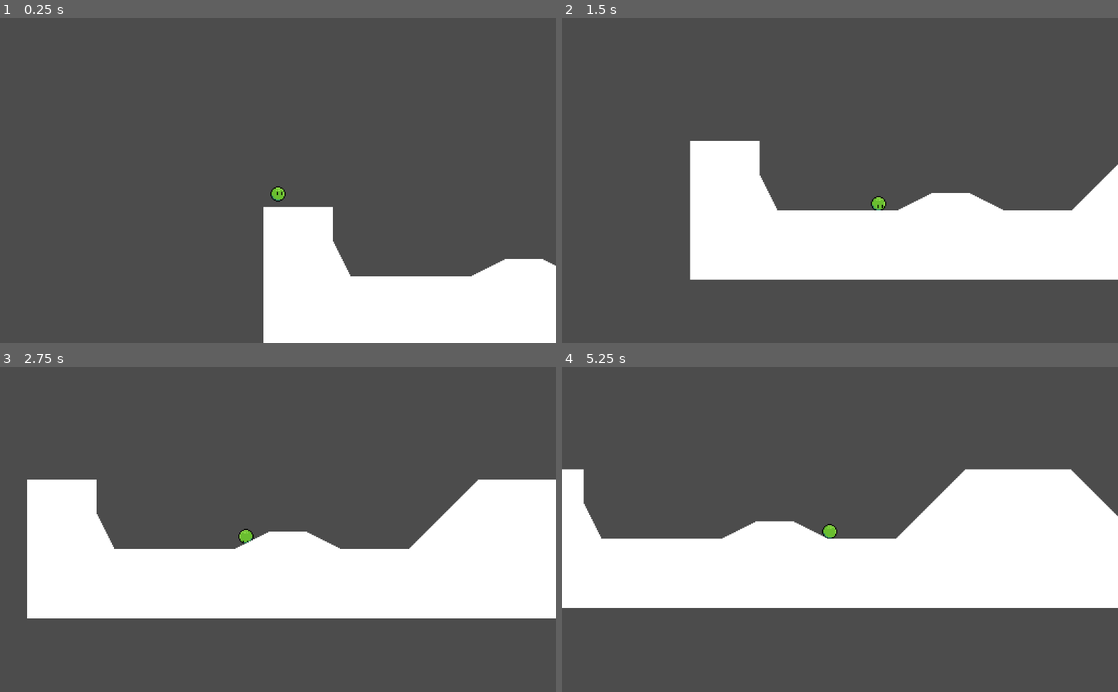
Above: before the commit, frames 1-4 (two rows, left to right).
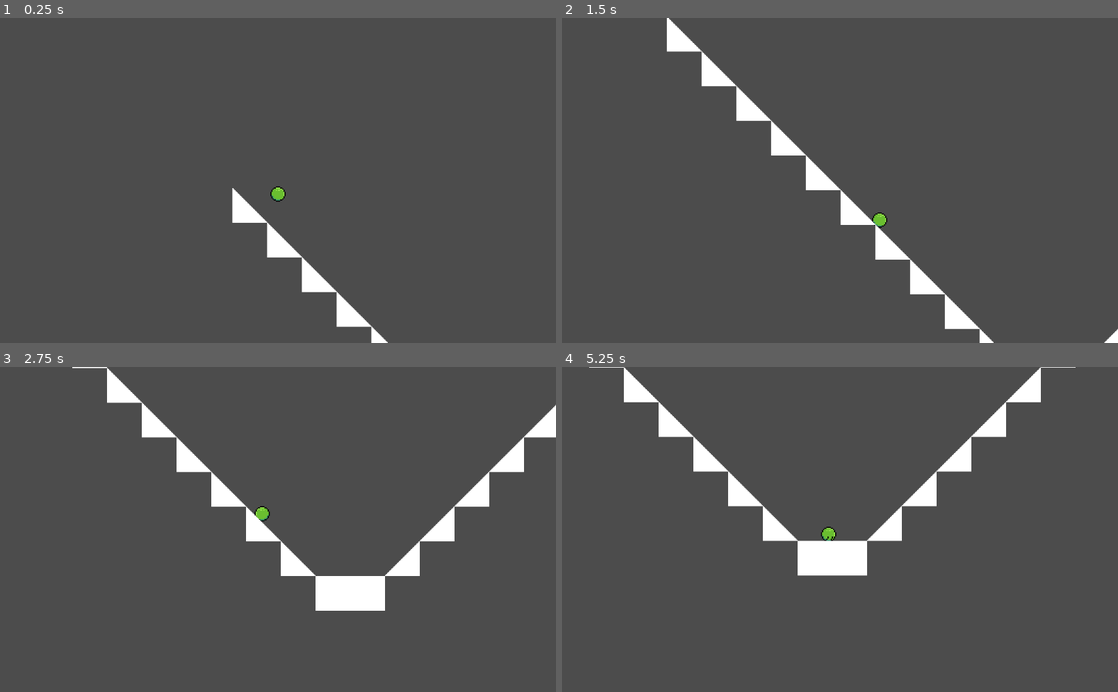
Above: after the commit, the same moments.

Repository: OrigamiDev-Pete/Godot-Wild-Jam-20
Game: Godot game, scene res://Scenes/Game.tscn
Same seed, same stepped clock (60 frames per second), same inputs: the game is played once before the commit and once after it.
Inputs:
- Up to frame 1 (0.25 s): no input
- Up to frame 2 (1.5 s): hold Right (ui_right) from 0.53 s (still down)
- Up to frame 3 (2.75 s): release Right (ui_right) at 2.03 s; hold Left (ui_left) from 2.03 s (still down)
- Up to frame 4 (5.25 s): release Left (ui_left) at 2.78 s; hold Right (ui_right) 2.78-4.28 s; hold Left (ui_left) 4.28-5.03 s; hold Right (ui_right) from 5.03 s (still down)

The runs differ from the first frame. In frame 1, 14% of the frame differs, in the area x 41-100%, y 52-100%; in frame 2, 23%; in frame 3, 28%; in frame 4, 31%, in the area x 0-100%, y 0-75%.

Commit message:
Added Slope Rolling

Diff:
--- a/Godot Wild Jam 20/Scenes/Game.tscn
+++ b/Godot Wild Jam 20/Scenes/Game.tscn
@@ -129,10 +129,10 @@
 [node name="Game" type="Node2D"]
 
 [node name="Player" parent="." instance=ExtResource( 1 )]
-position = Vector2( 109.518, -287.265 )
+position = Vector2( 169.791, 49.9404 )
 
 [node name="TestTiles" type="TileMap" parent="."]
 tile_set = SubResource( 12 )
 cell_size = Vector2( 32, 32 )
 format = 1
-tile_data = PoolIntArray( -524285, 0, 1, -524284, 0, 1, -524 …(989 unchanged characters)… 7658, 0, 1, -327657, 0, 1, -327656, 0, 1 )
+tile_data = PoolIntArray( -524285, 0, 1, -524284, 0, 1, -524 …(989 unchanged characters)… 7658, 0, 1, -327657, 0, 1, -327656, 0, 1, 131076, 0, 65537, 131099, 0, 65536, 196613, 0, 65537, 196634, 0, 65536, 262150, 0, 65537, 262169, 0, 65536, 327687, 0, 65537, 327704, 0, 65536, 393224, 0, 65537, 393239, 0, 65536, 458761, 0, 65537, 458774, 0, 65536, 524298, 0, 65537, 524309, 0, 65536, 589835, 0, 65537, 589844, 0, 65536, 655372, 0, 65537, 655379, 0, 65536, 720909, 0, 65537, 720914, 0, 65536, 786446, 0, 65537, 786449, 0, 65536, 851983, 0, 1, 851984, 0, 1 )
--- a/Godot Wild Jam 20/Scenes/Player.tscn
+++ b/Godot Wild Jam 20/Scenes/Player.tscn
@@ -6,6 +6,7 @@
 [ext_resource path="res://Sprites/Slime/Slime Idle0.png" type="Texture" id=4]
 [ext_resource path="res://Sprites/Slime/Slime Idle1.png" type="Texture" id=5]
 [ext_resource path="res://Sprites/Slime/Slime Idle2.png" type="Texture" id=6]
+[ext_resource path="res://Sprites/Slime/Slime Roll Reverse.png" type="Texture" id=7]
 
 [sub_resource type="AtlasTexture" id=1]
 atlas = ExtResource( 1 )
@@ -410,6 +411,102 @@
 [sub_resource type="AtlasTexture" id=108]
 atlas = ExtResource( 5 )
 region = Rect2( 364, 0, 14, 14 )
+
+[sub_resource type="AtlasTexture" id=109]
+atlas = ExtResource( 7 )
+region = Rect2( 0, 0, 14, 14 )
+
+[sub_resource type="AtlasTexture" id=110]
+atlas = ExtResource( 7 )
+region = Rect2( 14, 0, 14, 14 )
+
+[sub_resource type="AtlasTexture" id=111]
+atlas = ExtResource( 7 )
+region = Rect2( 28, 0, 14, 14 )
+
+[sub_resource type="AtlasTexture" id=112]
+atlas = ExtResource( 7 )
+region = Rect2( 42, 0, 14, 14 )
+
+[sub_resource type="AtlasTexture" id=113]
+atlas = ExtResource( 7 )
+region = Rect2( 56, 0, 14, 14 )
+
+[sub_resource type="AtlasTexture" id=114]
+atlas = ExtResource( 7 )
+region = Rect2( 70, 0, 14, 14 )
+
+[sub_resource type="AtlasTexture" id=115]
+atlas = ExtResource( 7 )
+region = Rect2( 84, 0, 14, 14 )
+
+[sub_resource type="AtlasTexture" id=116]
+atlas = ExtResource( 7 )
+region = Rect2( 98, 0, 14, 14 )
+
+[sub_resource type="AtlasTexture" id=117]
+atlas = ExtResource( 7 )
+region = Rect2( 112, 0, 14, 14 )
+
+[sub_resource type="AtlasTexture" id=118]
+atlas = ExtResource( 7 )
+region = Rect2( 126, 0, 14, 14 )
+
+[sub_resource type="AtlasTexture" id=119]
+atlas = ExtResource( 7 )
+region = Rect2( 140, 0, 14, 14 )
+
+[sub_resource type="AtlasTexture" id=120]
+atlas = ExtResource( 7 )
+region = Rect2( 154, 0, 14, 14 )
+
+[sub_resource type="AtlasTexture" id=121]
+atlas = ExtResource( 7 )
+region = Rect2( 168, 0, 14, 14 )
+
+[sub_resource type="AtlasTexture" id=122]
+atlas = ExtResource( 7 )
+region = Rect2( 182, 0, 14, 14 )
+
+[sub_resource type="AtlasTexture" id=123]
+atlas = ExtResource( 7 )
+region = Rect2( 196, 0, 14, 14 )
+
+[sub_resource type="AtlasTexture" id=124]
+atlas = ExtResource( 7 )
+region = Rect2( 210, 0, 14, 14 )
+
+[sub_resource type="AtlasTexture" id=125]
+atlas = ExtResource( 7 )
+region = Rect2( 224, 0, 14, 14 )
+
+[sub_resource type="AtlasTexture" id=126]
+atlas = ExtResource( 7 )
+region = Rect2( 238, 0, 14, 14 )
+
+[sub_resource type="AtlasTexture" id=127]
+atlas = ExtResource( 7 )
+region = Rect2( 252, 0, 14, 14 )
+
+[sub_resource type="AtlasTexture" id=128]
+atlas = ExtResource( 7 )
+region = Rect2( 266, 0, 14, 14 )
+
+[sub_resource type="AtlasTexture" id=129]
+atlas = ExtResource( 7 )
+region = Rect2( 280, 0, 14, 14 )
+
+[sub_resource type="AtlasTexture" id=130]
+atlas = ExtResource( 7 )
+region = Rect2( 294, 0, 14, 14 )
+
+[sub_resource type="AtlasTexture" id=131]
+atlas = ExtResource( 7 )
+region = Rect2( 308, 0, 14, 14 )
+
+[sub_resource type="AtlasTexture" id=132]
+atlas = ExtResource( 7 )
+region = Rect2( 322, 0, 14, 14 )
 
 [sub_resource type="AtlasTexture" id=25]
 atlas = ExtResource( 3 )
@@ -453,6 +550,11 @@
 "name": "Idle1",
 "speed": 15.0
 }, {
+"frames": [ SubResource( 109 ), SubResource( 110 ), SubResource( 111 ), SubResource( 112 ), SubResource( 113 ), SubResource( 114 ), SubResource( 115 ), SubResource( 116 ), SubResource( 117 ), SubResource( 118 ), SubResource( 119 ), SubResource( 120 ), SubResource( 121 ), SubResource( 122 ), SubResource( 123 ), SubResource( 124 ), SubResource( 125 ), SubResource( 126 ), SubResource( 127 ), SubResource( 128 ), SubResource( 129 ), SubResource( 130 ), SubResource( 131 ), SubResource( 132 ) ],
+"loop": true,
+"name": "RollR",
+"speed": 30.0
+}, {
 "frames": [ SubResource( 25 ), SubResource( 26 ), SubResource( 27 ), SubResource( 28 ), SubResource( 29 ) ],
 "loop": false,
 "name": "Reset",
@@ -467,7 +569,8 @@
 
 [node name="AnimatedSprite" type="AnimatedSprite" parent="."]
 frames = SubResource( 30 )
-animation = "Idle0"
+animation = "RollR"
+frame = 12
 
 [node name="CollisionShape2D" type="CollisionShape2D" parent="."]
 visible = false
@@ -484,5 +587,9 @@
 [node name="ResetTimer" type="Timer" parent="."]
 wait_time = 0.5
 one_shot = true
+
+[node name="RayCast2D" type="RayCast2D" parent="."]
+enabled = true
+cast_to = Vector2( 0, 20 )
 [connection signal="timeout" from="IdleTimer" to="." method="_on_IdleTimer_timeout"]
 [connection signal="timeout" from="ResetTimer" to="." method="_on_ResetTimer_timeout"]
--- a/Godot Wild Jam 20/Scripts/Player.gd
+++ b/Godot Wild Jam 20/Scripts/Player.gd
@@ -9,6 +9,7 @@
 var motion := Vector2(0,0)
 
 onready var sprite: AnimatedSprite = $AnimatedSprite as AnimatedSprite
+onready var ray: RayCast2D = $RayCast2D as RayCast2D
 onready var ResetTimer: Timer = $ResetTimer as Timer
 onready var IdleTimer: Timer = $IdleTimer as Timer
 
@@ -17,9 +18,6 @@
 	gravity()
 	get_input()
 	motion.y = move_and_slide_with_snap(motion, Vector2(0,50), Vector2.UP, false, 4, deg2rad(46.0)).y
-	for i in get_slide_count():
-		var collision = get_slide_collision(i)
-		print(collision.collider_velocity)
 	reset_animation()
 
 
@@ -41,6 +39,7 @@
 		motion.x = lerp(motion.x, velocity.x, ACCEL)
 	else:
 		motion.x = lerp(motion.x, 0, FRICTION)
+		slope_roll()
 	if is_on_floor():
 		sprite.frames.set_animation_speed("Roll", int(abs(motion.x/ROTATION_FACTOR)))
 
@@ -53,9 +52,29 @@
 
 
 func reset_animation() -> void:
-	if sprite.get_animation() == "Roll" and sprite.frame != 1 and ResetTimer.is_stopped():
+	if sprite.get_animation() == "Roll" or sprite.get_animation() == "RollR" and sprite.frame != 1 and ResetTimer.is_stopped():
 		if motion.x < 1 and motion.x > -1:
 			ResetTimer.start()
+
+
+func slope_roll() -> void:
+	if ray.is_colliding():
+		var normal : Vector2 = ray.get_collision_normal()
+		var slope_angle : float = rad2deg(acos(normal.dot(Vector2(0, -1))))
+		if slope_angle > 0:
+			if normal.x < 0:
+				motion.x = lerp(motion.x, -10000, 0.001)
+				if !sprite.flip_h:
+					sprite.play("RollR")
+			elif normal.x > 0:
+				motion.x = lerp(motion.x, 10000, 0.001)
+				if sprite.flip_h:
+					sprite.play("RollR")
+					sprite.frames.set_animation_speed("RollR", int(abs(motion.x/ROTATION_FACTOR)))
+		if slope_angle == 0:
+			pass
+		sprite.frames.set_animation_speed("RollR", int(abs(motion.x/ROTATION_FACTOR)))
+	print(motion.x)
 
 
 func _on_ResetTimer_timeout() -> void:
Not shown: 1 places in Godot Wild Jam 20/Scenes/Player.tscn that only renumber resources
Binary file added: Godot Wild Jam 20/Sprites/Slime/Slime Roll Reverse.png
Not shown, added: Godot Wild Jam 20/Sprites/Slime/Slime Roll Reverse.png.import
